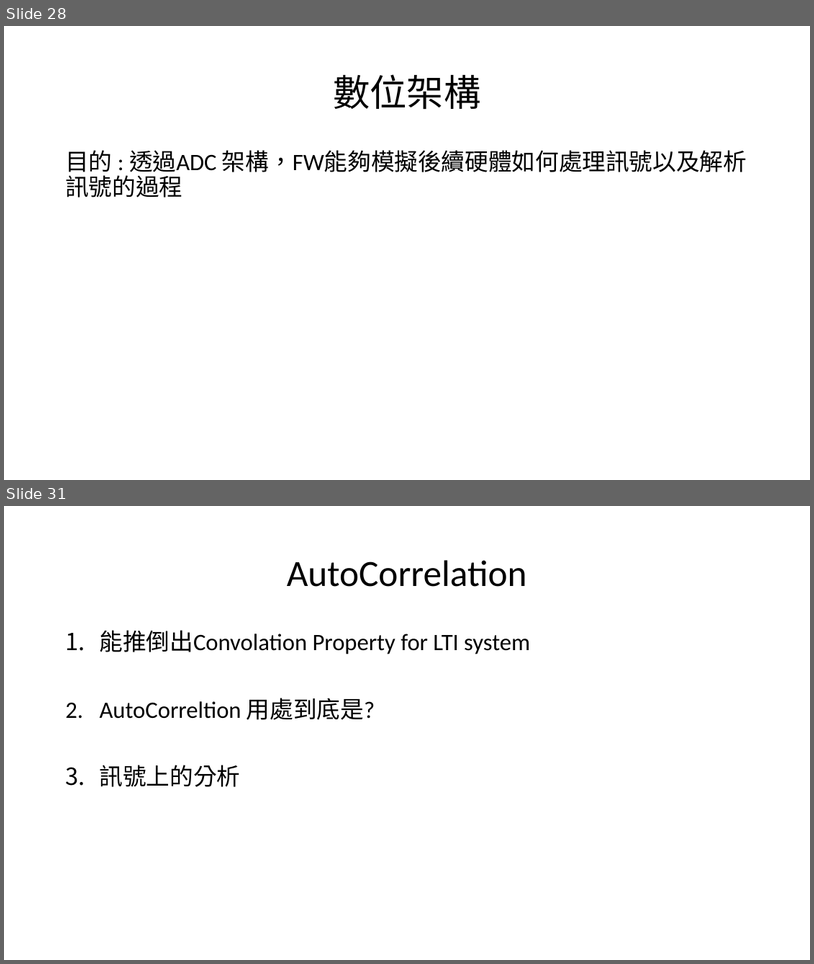
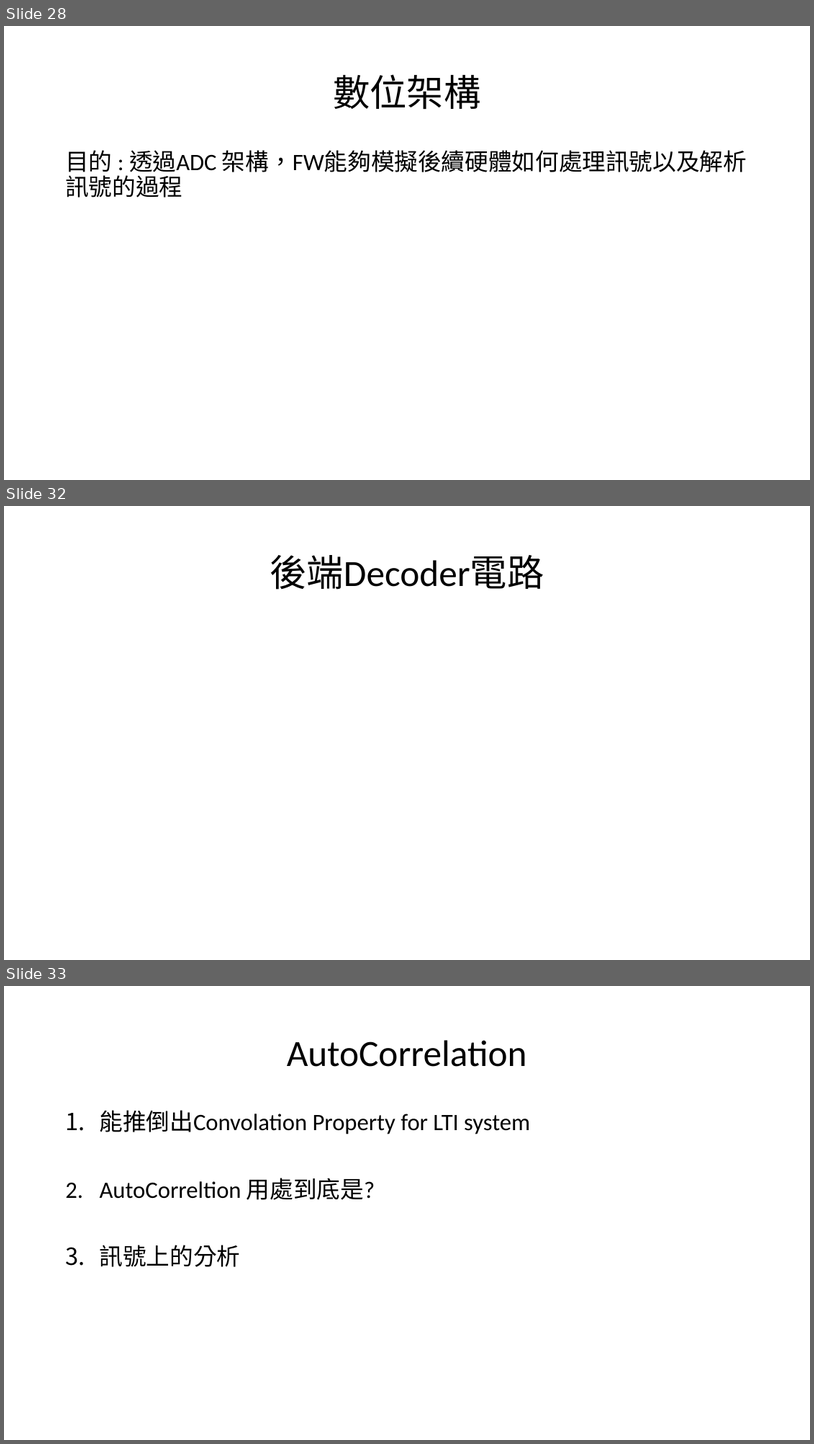
Before and after one commit to a0910281835/Summrary_PDF, a slide deck: Project_Summary_pdf/Project_Summary.pptx. Shown one above the other, each under a label of ours: slides 28 and 31 before the commit, slides 28, 32 and 33 after it; the slides between them are not shown. The pictures are 814x964 and 814x1444 pixels, drawn with LibreOffice and Linux fonts; fonts in the diff are those of the drawing. Boxes give left, top, right and bottom in pixels: in the first picture for what was removed or moved away, otherwise in the second. Text is boxed around its words. In the diff, an @@ line names an element or a change of style, - is before the commit and + after.

```diff
--- a/Project_Summary_pdf/Project_Summary.pptx
+++ b/Project_Summary_pdf/Project_Summary.pptx
@@ slide 32 added at (4, 506, 810, 960), background #FFFFFF @@
@@ title added at (270, 555, 544, 590), 44 pt, text #000000 @@
+後端Decoder電路
@@ what was slide 31 is now slide 33 @@
```
Also in this commit, not shown: 2 slides changed, 1 other slide added.
